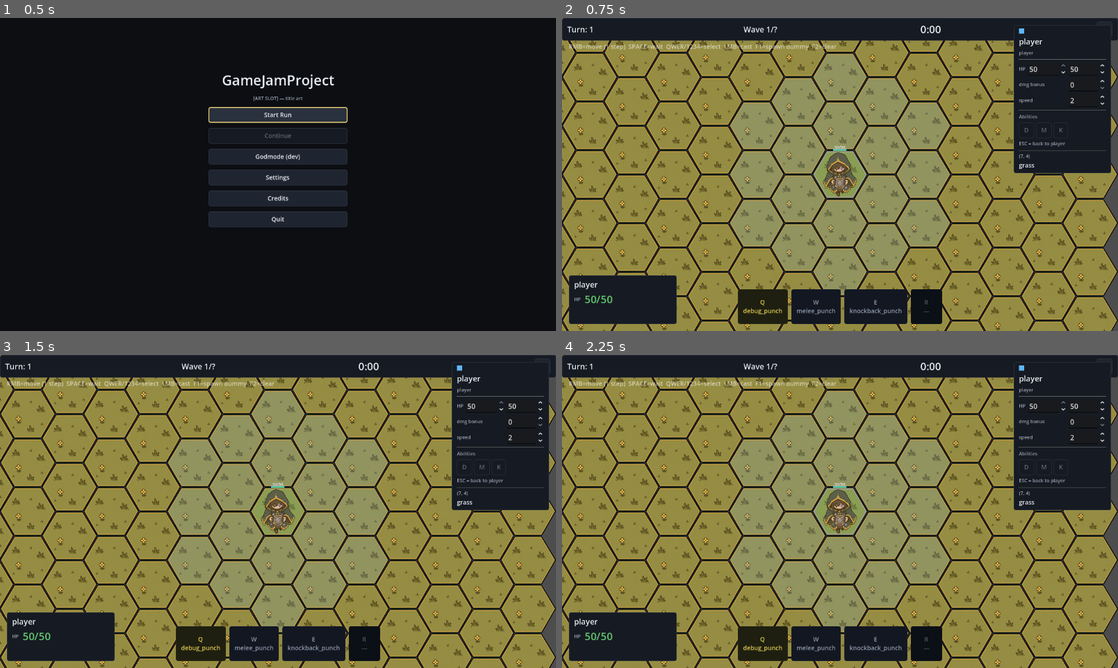
Above: before the commit, frames 1-4 (two rows, left to right).
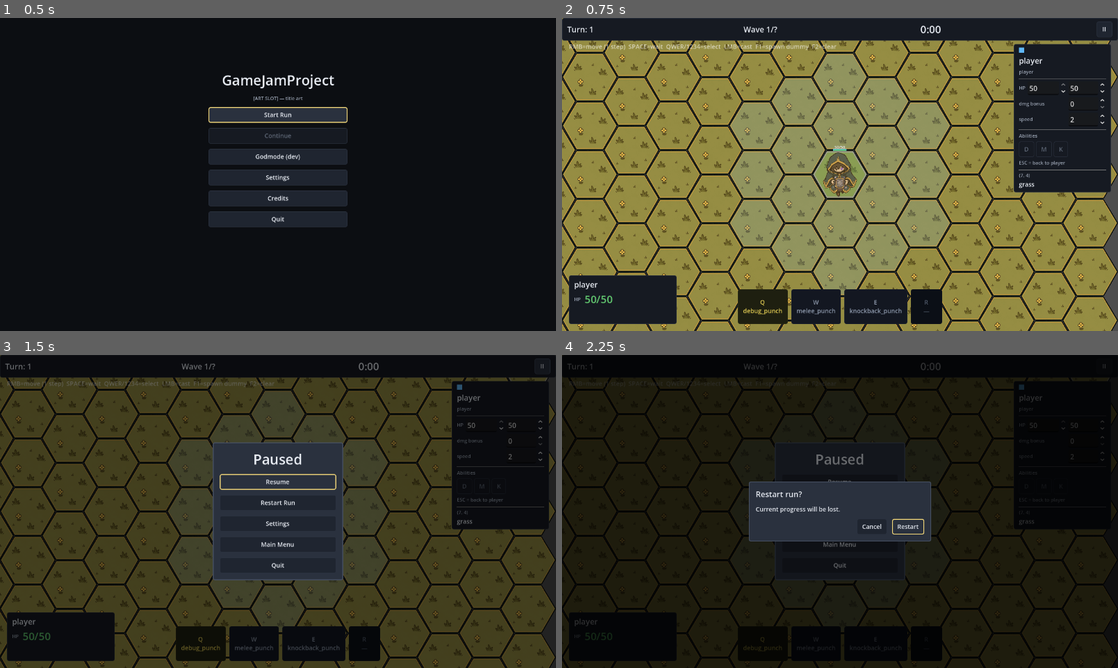
Above: after the commit, the same moments.

Repository: TortikP/GameJamProject
Game: Godot game, scene res://scenes/main_menu.tscn
Two runs of this game, one before a commit and one after it. Both use one fixed random seed, a clock stepped at 60 frames per second and the inputs below.
Inputs (mouse positions are in pixels of both pictures, inside the frame that each line leads up to):
- Up to frame 1 (0.5 s): no input
- Up to frame 2 (0.75 s): click "Godmode (dev)" at 0.5 s
- Up to frame 3 (1.5 s): click "II" at 1.25 s
- Up to frame 4 (2.25 s): click (840, 502) at 2 s, where only the run after the commit has a clickable "Restart Run"

Frame 1 is identical in both runs. In frame 2, 2.1% of the frame differs, in the area x 81-99%, y 2-56%; in frame 3, 77%; in frame 4, 95%, in the area x 0-100%, y 0-100%.

Commit message:
feat(009-ui-kit): inspector position + active-spell in player panel
1. ActorInspector offset_top 16→60 — was overlapping TopHudBar (which
   extends to y=44). Now starts cleanly below the HUD strip.

2. PlayerStatusPanel: new SpellSection with name + description (effect
   class + target class — same format as inspector ability tooltip,
   pre-007). Section auto-hides when no slot active.

   Wire: godmode_controller._on_slot_activated pushes the slot's
   ability (or null on deselect) via psp.set_active_spell.

   Defensive: set_active_spell uses same is_node_ready guard as
   bind_player to survive call-from-another-_ready ordering.

Diff:
--- a/scenes/dev/actor_inspector.tscn
+++ b/scenes/dev/actor_inspector.tscn
@@ -10,9 +10,9 @@
 anchor_right = 1.0
 anchor_bottom = 0.0
 offset_left = -240.0
-offset_top = 16.0
+offset_top = 60.0
 offset_right = -16.0
-offset_bottom = 16.0
+offset_bottom = 60.0
 grow_horizontal = 0
 grow_vertical = 1
 
--- a/scenes/ui/player_status_panel.tscn
+++ b/scenes/ui/player_status_panel.tscn
@@ -36,3 +36,20 @@
 text = "0/0"
 
 [node name="StatusIconStrip" parent="VBox" instance=ExtResource("2_strip")]
+
+[node name="SpellSection" type="VBoxContainer" parent="VBox"]
+layout_mode = 2
+theme_override_constants/separation = 2
+
+[node name="SpellHeader" type="Label" parent="VBox/SpellSection"]
+layout_mode = 2
+text = "Active spell"
+
+[node name="SpellName" type="Label" parent="VBox/SpellSection"]
+layout_mode = 2
+text = "—"
+
+[node name="SpellDesc" type="Label" parent="VBox/SpellSection"]
+layout_mode = 2
+text = ""
+autowrap_mode = 2
--- a/scripts/presentation/godmode/godmode_controller.gd
+++ b/scripts/presentation/godmode/godmode_controller.gd
@@ -452,6 +452,14 @@
 
 func _on_slot_activated(_index: int) -> void:
 	_refresh_overlay()
+	# 009-T044+: push active spell into PlayerStatusPanel description block.
+	# -1 = deselect → pass null which collapses the spell section.
+	var psp: Node = get_node_or_null("../HUD/PlayerStatusPanel")
+	if psp != null and psp.has_method("set_active_spell"):
+		var ability = null
+		if _index != -1 and _slot_bar_node != null:
+			ability = _slot_bar_node.get_slot(_index)
+		psp.set_active_spell(ability)
 
 
 # ── Spawning ─────────────────────────────────────────────────────────────────
--- a/scripts/presentation/player_status_panel.gd
+++ b/scripts/presentation/player_status_panel.gd
@@ -10,6 +10,10 @@
 @onready var _hp_label: Label   = $VBox/HpRow/HpLabel
 @onready var _hp_value: Label   = $VBox/HpRow/HpValue
 @onready var _strip: HBoxContainer = $VBox/StatusIconStrip
+@onready var _spell_section: VBoxContainer = $VBox/SpellSection
+@onready var _spell_header: Label = $VBox/SpellSection/SpellHeader
+@onready var _spell_name: Label = $VBox/SpellSection/SpellName
+@onready var _spell_desc: Label = $VBox/SpellSection/SpellDesc
 
 var _actor: Actor = null
 
@@ -17,6 +21,8 @@
 func _ready() -> void:
 	_apply_theme()
 	EventBus.ui_theme_reloaded.connect(_apply_theme)
+	# Spell section starts collapsed — no slot active means nothing to show.
+	_spell_section.visible = false
 
 
 func _apply_theme() -> void:
@@ -24,6 +30,9 @@
 	UiTheme.apply_label_kind(_name_label, "header")
 	UiTheme.apply_label_kind(_hp_label, "small")
 	UiTheme.apply_label_kind(_hp_value, "num_large")
+	UiTheme.apply_label_kind(_spell_header, "small")
+	UiTheme.apply_label_kind(_spell_name, "header")
+	UiTheme.apply_label_kind(_spell_desc, "small")
 
 
 ## Bind to player actor. Auto-listens to damaged and statuses_changed
@@ -67,6 +76,35 @@
 		_strip.set_statuses(entries)
 
 
+## Show description of currently selected spell. Pass null to clear (e.g., on
+## slot deselect). Same defensive guard as bind_player — caller may invoke
+## from another node's _ready before our @onready resolves.
+func set_active_spell(ability) -> void:
+	if not is_node_ready():
+		ready.connect(set_active_spell.bind(ability), CONNECT_ONE_SHOT)
+		return
+	if ability == null:
+		_spell_section.visible = false
+		return
+	_spell_name.text = String(ability.id)
+	_spell_desc.text = _format_ability_desc(ability)
+	_spell_section.visible = true
+
+
+func _format_ability_desc(ability) -> String:
+	# Mirror tooltip format from actor_inspector — minimal info pre-007.
+	# 007 will replace with SkillFormatter helper handling modifier breakdown.
+	var lines: Array[String] = []
+	if ability.effect != null:
+		if ability.effect is DamageEffect:
+			lines.append("Damage: %d" % (ability.effect as DamageEffect).amount)
+		else:
+			lines.append("Effect: %s" % ability.effect.get_class())
+	if ability.target != null:
+		lines.append("Target: %s" % ability.target.get_class())
+	return "\n".join(lines)
+
+
 func _refresh_all() -> void:
 	if _actor == null:
 		return
